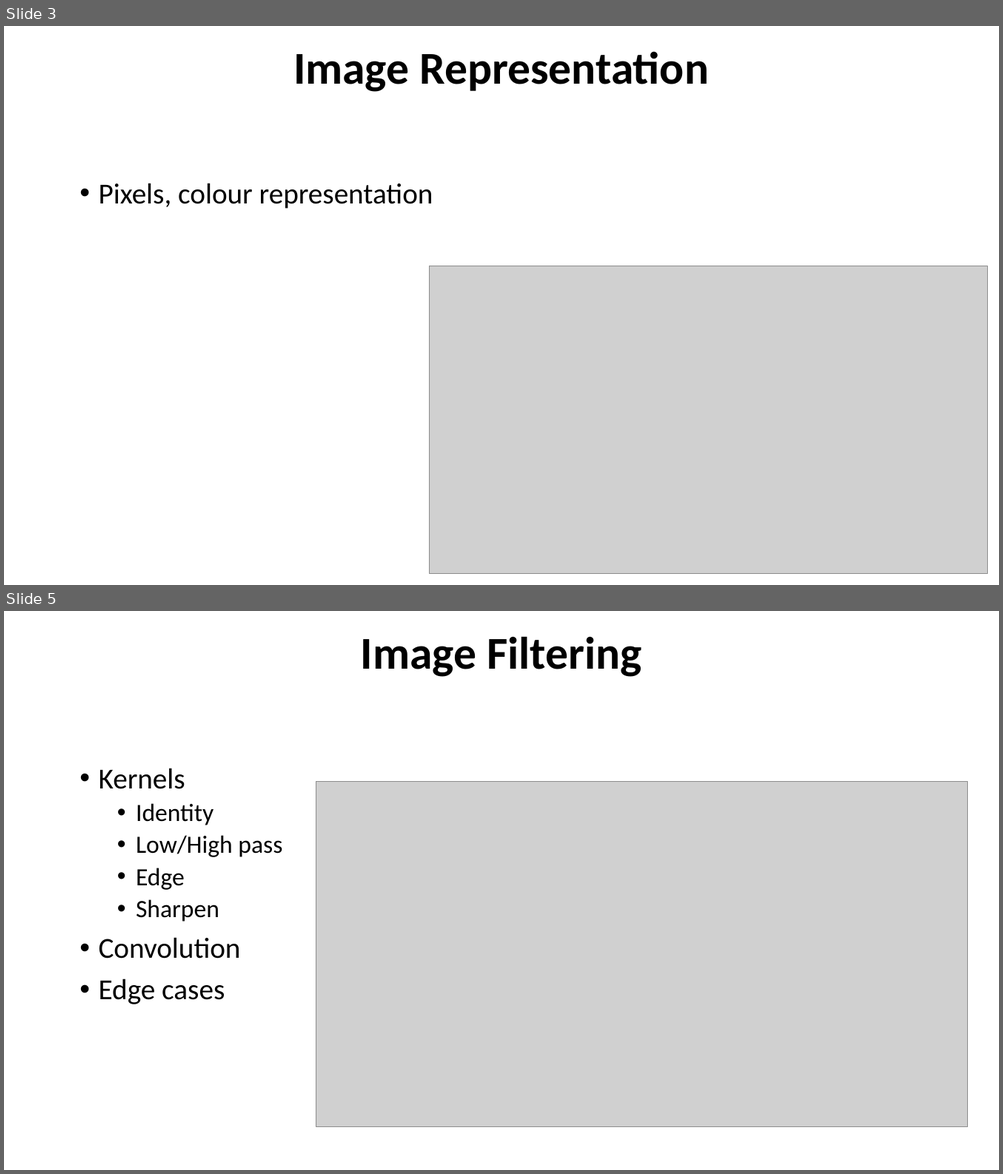
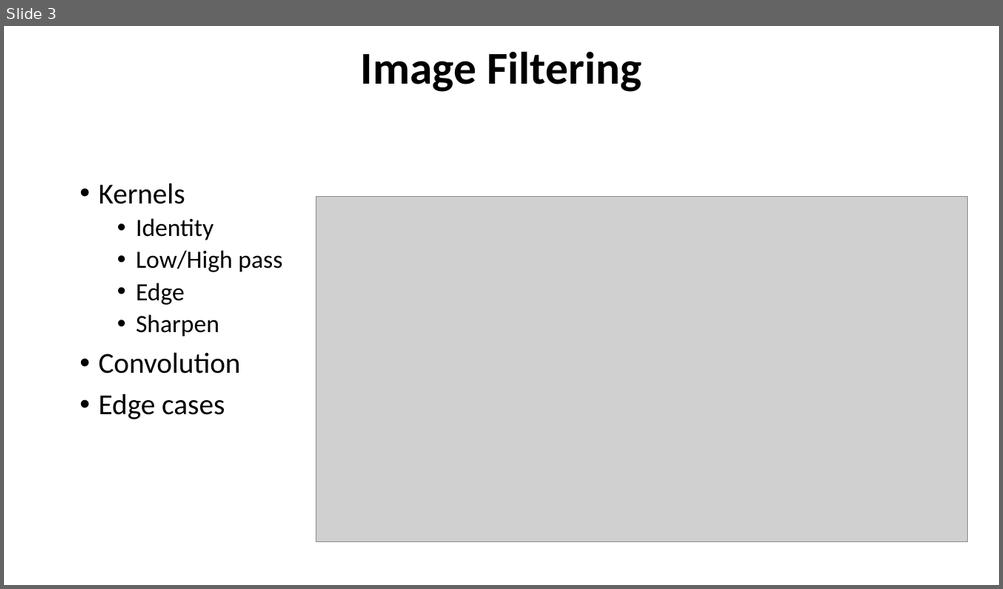
Before and after one commit to MickWPM/Thesis, a slide deck: Docs/InterimVivaReferences.pptx. Shown one above the other, each under a label of ours: slides 3 and 5 before the commit, slide 3 after it; the slides between them are not shown. The pictures are 1003x1174 and 1003x589 pixels, drawn with LibreOffice and Linux fonts; fonts in the diff are those of the drawing; grey boxes stand for pictures. Boxes give left, top, right and bottom in pixels: in the first picture for what was removed or moved away, otherwise in the second. Text is boxed around its words. In the diff, an @@ line names an element or a change of style, - is before the commit and + after.

```diff
--- a/Docs/InterimVivaReferences.pptx
+++ b/Docs/InterimVivaReferences.pptx
@@ slide 3 removed at [4,26,999,585], background #FFFFFF @@
@@ text removed at [293,51,708,92] @@
-Image Representation
@@ text removed at [99,183,433,209] @@
-• Pixels, colour representation
@@ picture removed at [430,266,987,574] @@
@@ what was slide 5 is now slide 3 @@
```
Also in this commit, not shown: 5 slides changed, 2 slides added, 11 other slides removed.
